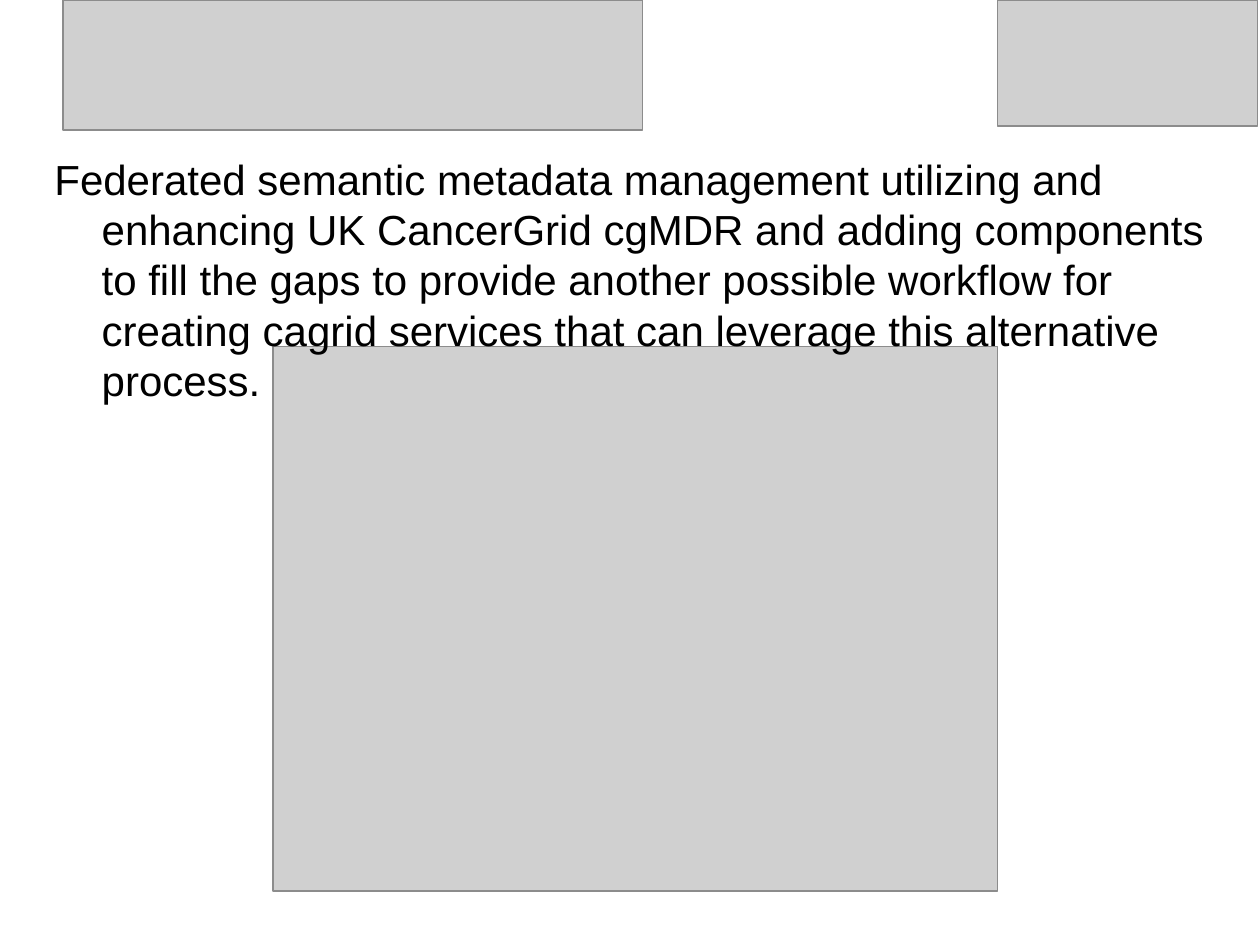
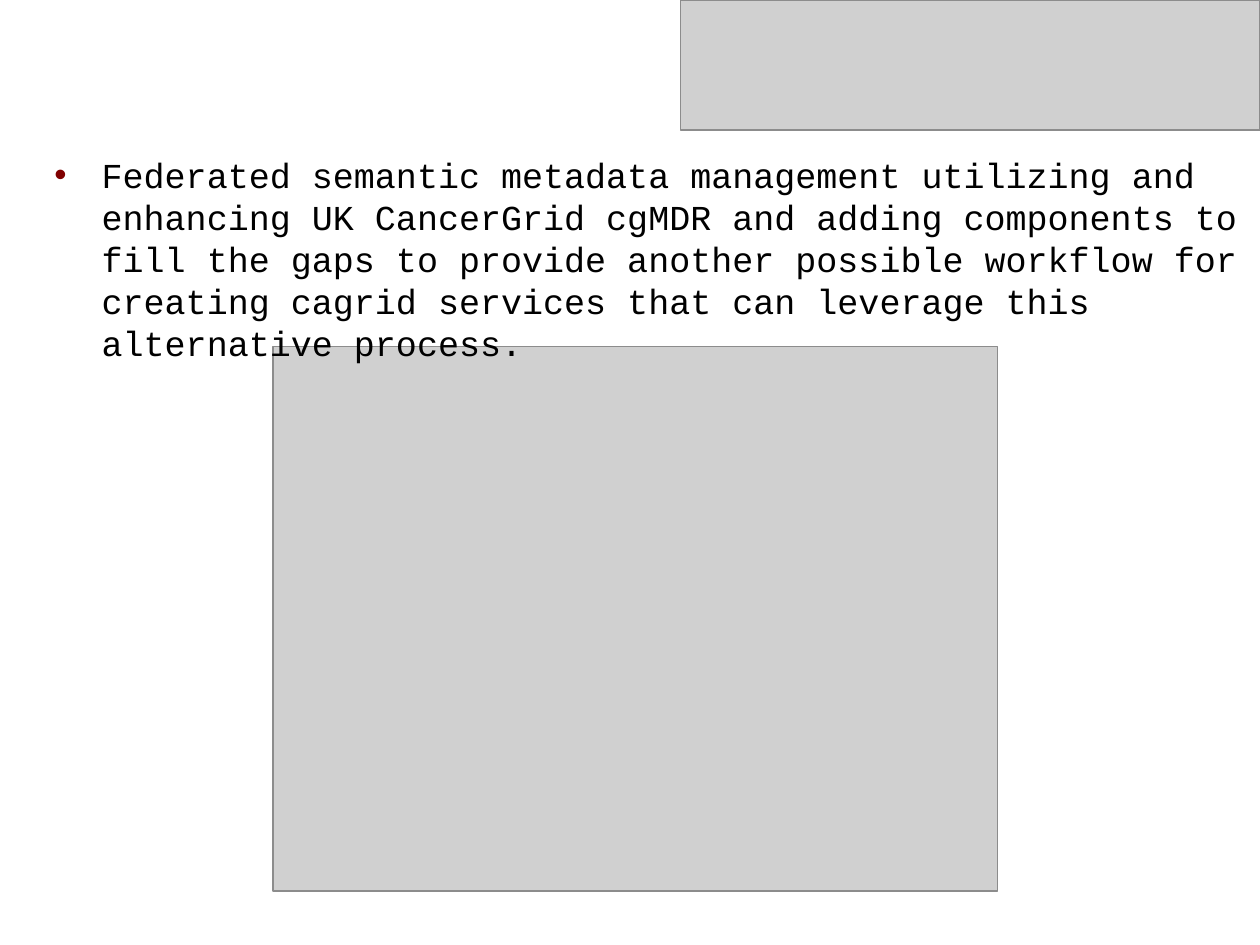
Before and after one commit to NCIP/cagrid-docs, a slide deck: slide 20 of general/presentations/200910_VCDE_ARCH/Adopting-Adapting-caGrid.pptx (slide 24 before the commit). Drawn at 1260x945 pixels with LibreOffice and Linux fonts; fonts in the diff are those of the drawing; grey boxes stand for pictures; background and template pictures are left out. Boxes give left, top, right and bottom in pixels: in the first picture for what was removed or moved away, otherwise in the second. Text is boxed around its words. In the diff, an @@ line names an element or a change of style, - is before the commit and + after.

```diff
--- a/general/presentations/200910_VCDE_ARCH/Adopting-Adapting-caGrid.pptx
+++ b/general/presentations/200910_VCDE_ARCH/Adopting-Adapting-caGrid.pptx
@@ title removed at (84,0,998,126) @@
-openMDR
@@ picture: place and size @@
-picture at (63,0,643,130)
+picture at (680,0,1260,130)
@@ picture removed at (998,0,1259,126) @@
@@ text "Federated semantic metadata management utilizing ..." at (102,163,1237,366): size 24 to 20 pt, font Arial to Courier New; bullet none to • @@
```
Also in this commit, not shown: 21 other slides changed, 5 slides added, 10 slides removed.
